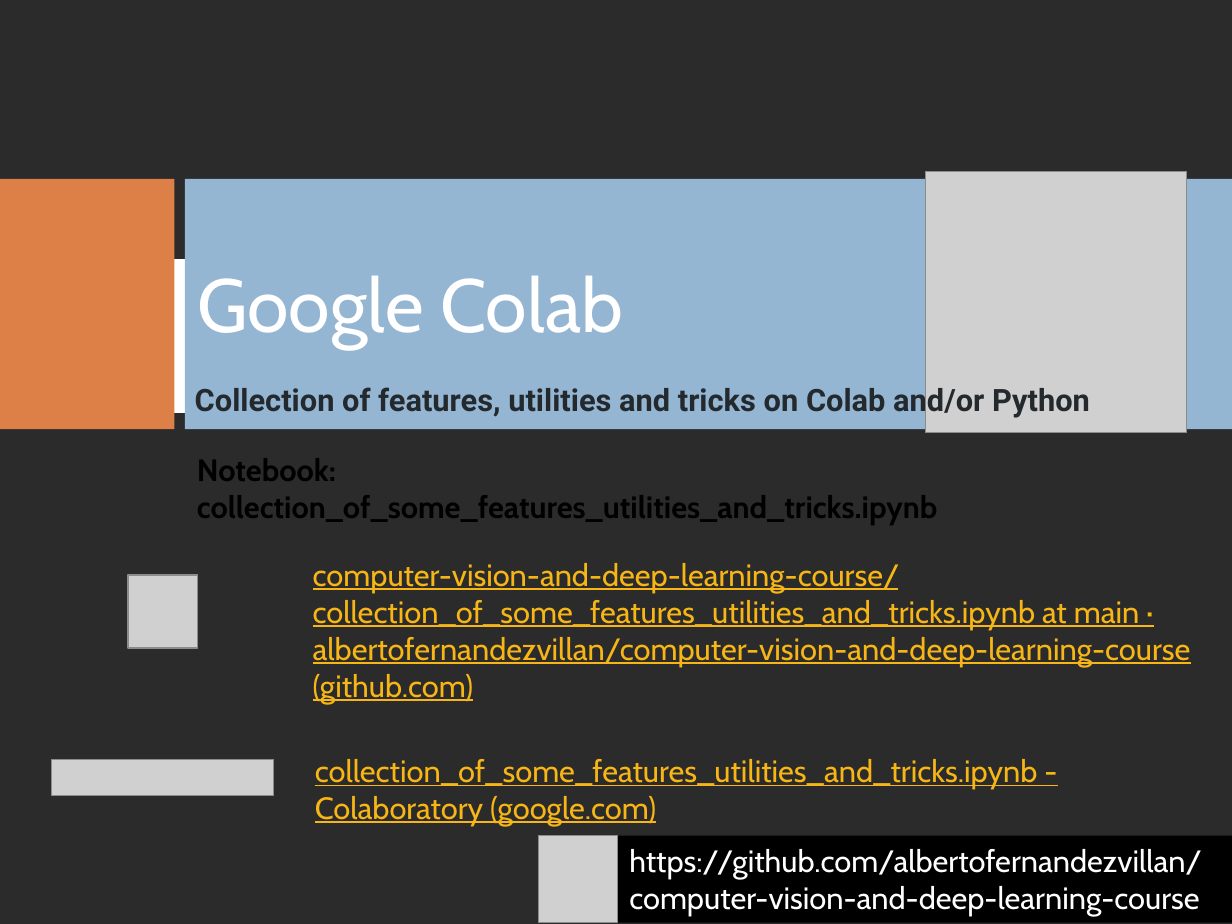
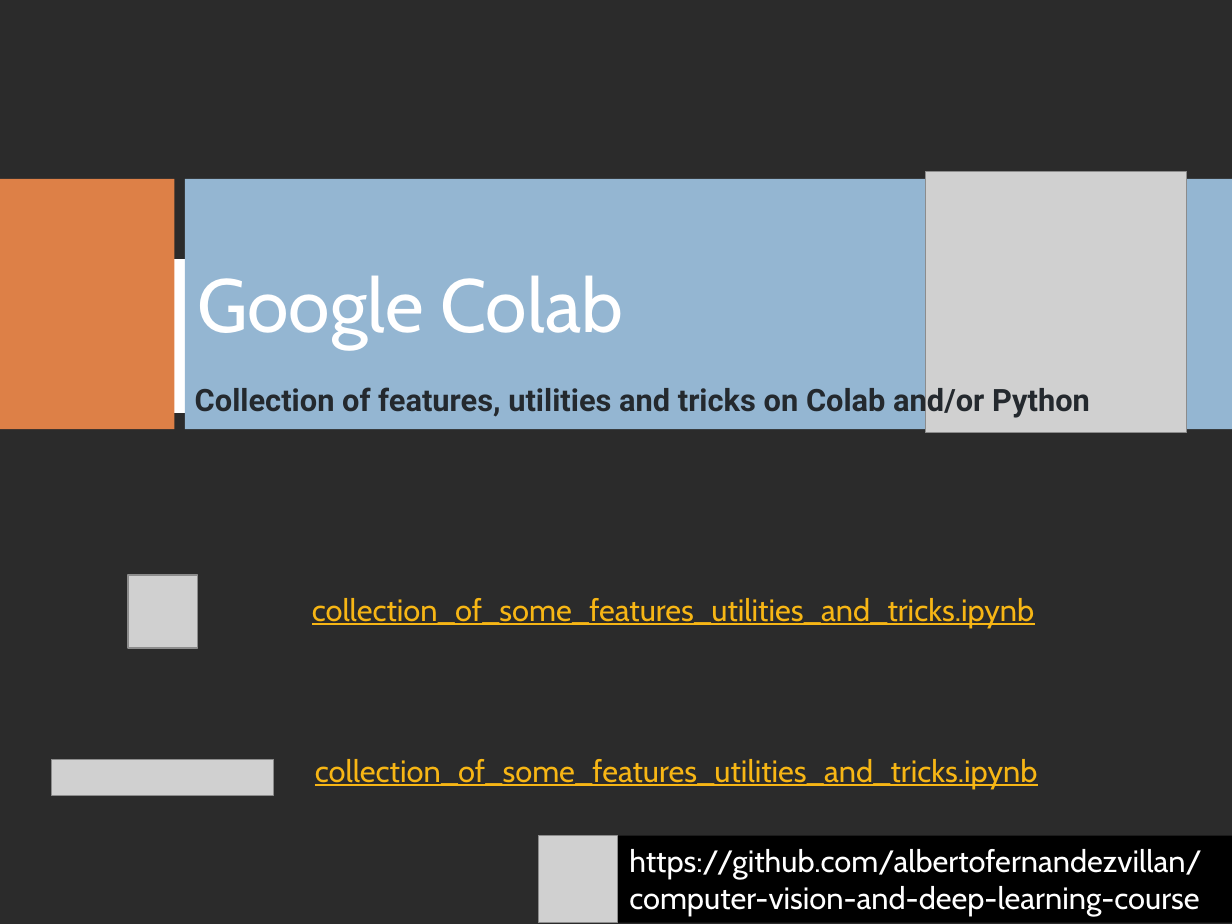
Before and after one commit to albertofernandezvillan/computer-vision-and-deep-learning-course, a slide deck: slide 2 of presentations/Colab_features_utilities_and_tricks.pptx. Drawn at 1232x924 pixels with LibreOffice and Linux fonts; fonts in the diff are those of the drawing; grey boxes stand for pictures; background and template pictures are left out; a plain dark background stands for a picture behind light text. Boxes give left, top, right and bottom in pixels: in the first picture for what was removed or moved away, otherwise in the second. Text is boxed around its words. In the diff, an @@ line names an element or a change of style, - is before the commit and + after.

```diff
--- a/presentations/Colab_features_utilities_and_tricks.pptx
+++ b/presentations/Colab_features_utilities_and_tricks.pptx
@@ text removed at <box>197,458,938,525</box> @@
-Notebook: collection_of_some_features_utilities_and_tricks.ipynb
@@ text at <box>312,598,1034,627</box>: text changed @@
-computer-vision-and-deep-learning-course/collection_of_some_features_utilities_and_tricks.ipynb at main · albertofernandezvillan/computer-vision-and-deep-learning-course (github.com)
+collection_of_some_features_utilities_and_tricks.ipynb
@@ text at <box>315,759,1037,788</box>: text changed @@
-collection_of_some_features_utilities_and_tricks.ipynb - Colaboratory (google.com)
+collection_of_some_features_utilities_and_tricks.ipynb
```
